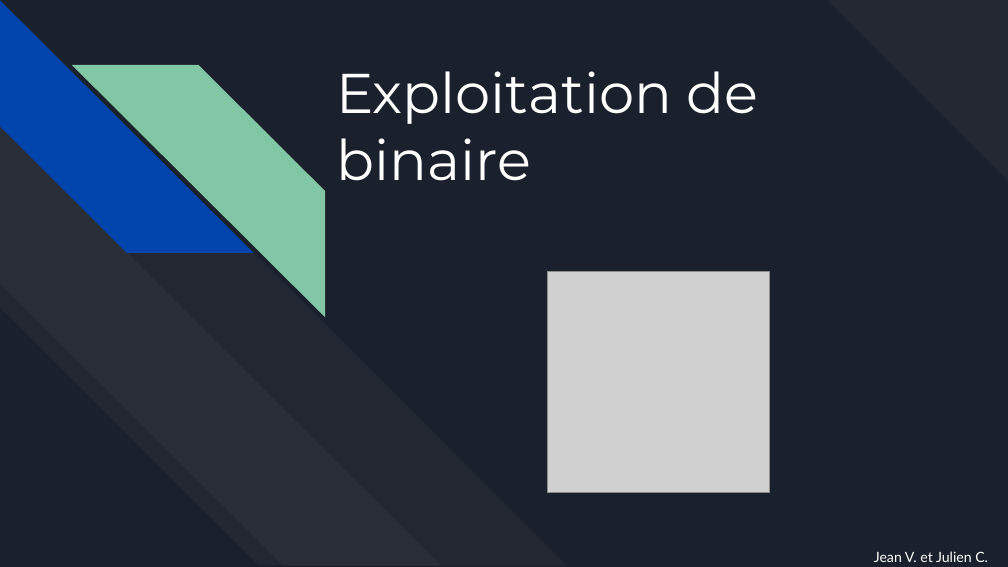
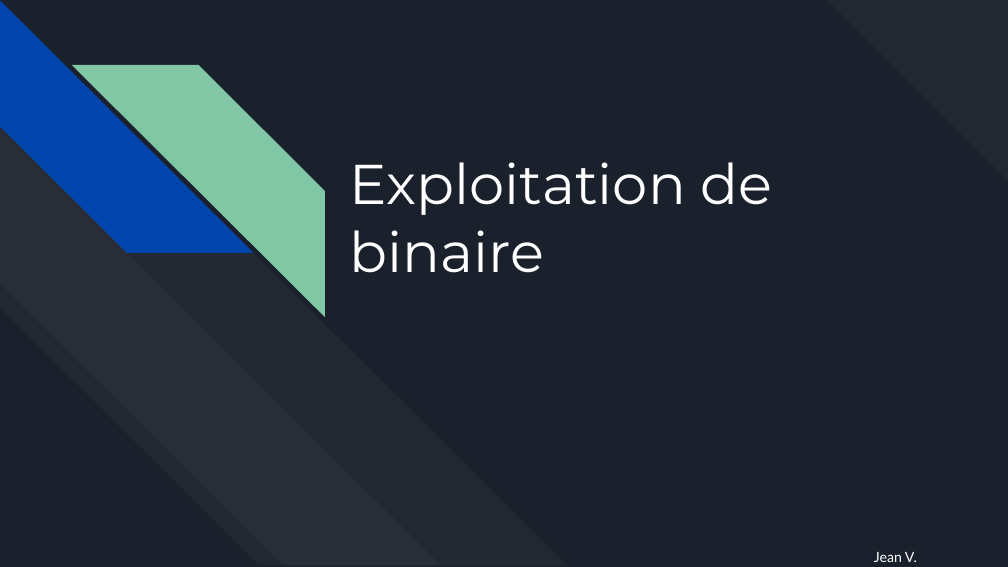
Before and after one commit to azazhe1/Workshop_pwn, a slide deck: slide 1 of Binary_Exploit.pptx. Drawn at 1008x567 pixels with LibreOffice and Linux fonts; fonts in the diff are those of the drawing; grey boxes stand for pictures. Boxes give left, top, right and bottom in pixels: in the first picture for what was removed or moved away, otherwise in the second. Text is boxed around its words. In the diff, an @@ line names an element or a change of style, - is before the commit and + after.

Commit message:
Modifications qui seront validées : 	modifié :         Binary_Exploit.pptx 	nouveau fichier : challenge1/.gdb_history 	nouveau fichier : challenge2/.gdb_history 	modifié :         challenge2/win 	modifié :         challenge2/win.c 	modifié :         challenge3/sol.txt 	nouveau fichier : challenge4/one-hundred-percent-wrong-using-dummy-flag 	nouveau fichier : challenge4/sol.py 	nouveau fichier : challenge5/.gdb_history 	renommé :         challenge4/ret2libc -> challenge5/ret2libc 	renommé :         challenge4/ret2libc.c -> challenge5/ret2libc.c 	renommé :         challenge4/shell_string.s -> challenge5/shell_string.s 	renommé :         challenge4/sol.txt -> challenge5/sol.txt 	nouveau fichier : challenge5/toto.txt 	nouveau fichier : demo/.gdb_history 	nouveau fichier : demo/demo2 	nouveau fichier : demo/demo2.c

```diff
--- a/Binary_Exploit.pptx
+++ b/Binary_Exploit.pptx
@@ text "Exploitation de binaire": place and size @@
-text "Exploitation de binaire" at (336,71,759,181)
+text "Exploitation de binaire" at (350,162,772,273)
@@ picture removed at (547,271,769,493) @@
@@ text at (874,552,917,562): text changed @@
-Jean V. et Julien C.
+Jean V.
```
Also in this commit, not shown: 12 other slides changed, 16 other files.
